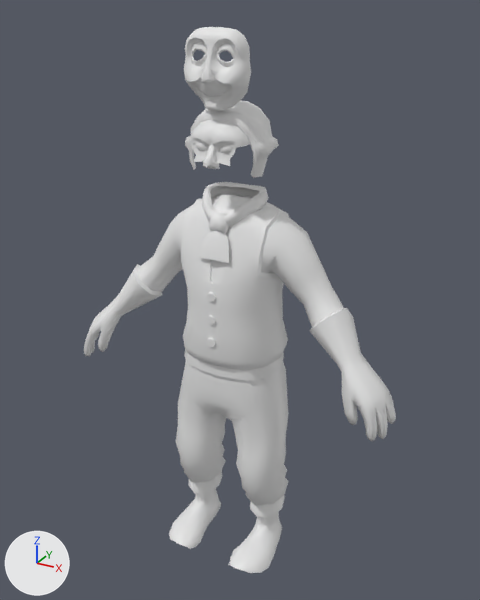
The Blender file Assets/Blends/char-fortunato.blend, before and after one commit.
Rendered twice from a camera (50 mm lens) standing at (1.2, -2.15, 1.25) and looking at (0.02, 0.0, 0.17). Arrows for +X, +Y and +Z are at lower left; the lights stay in place.

Objects in the first picture: 'char-fortunato'.
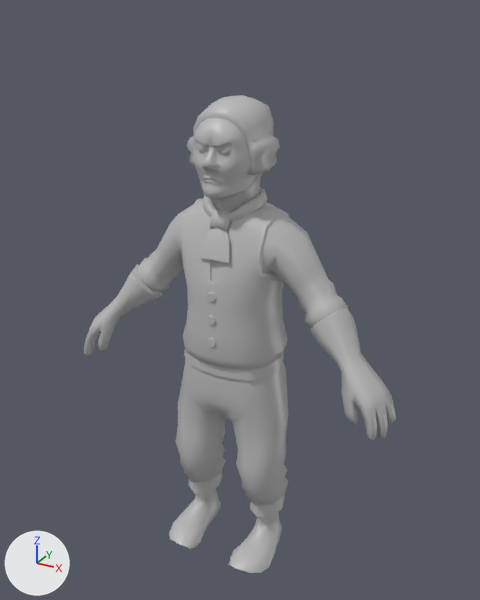
Commit message: finishing fortunato model

The edits, one by one:
Material 'Fortunato' (mat_fortunato) is new.
Its base color is (0.5, 0.5, 0.5) (grey #bcbcbc).
Its roughness is 0.4.
me_char_fortunato is used by ob_char_fortunato; location (0.0, 0.0, 0.0); rotation (1.571, 0.0, 0.0), in degrees (90, 0, 0).
me_char_fortunato had 780 vertices, 722 faces, 2 loose edges and spanned x 0.0..0.71, y -0.99..1.19, z -0.18..0.26.
me_char_fortunato now has 807 vertices, 780 faces and spans x 0.0..0.71, y -0.99..0.96, z -0.18..0.26.
me_char_fortunato part 1: the loose piece of 122 vertices spanning x 0.0..0.13, y 0.93..1.19, z 0.09..0.21 is deleted.
me_char_fortunato part 2: 64 vertices moved from x 0.0..0.19, y 0.29..0.94, z -0.11..0.18 to x 0.0..0.19, y 0.28..0.95, z -0.1..0.18; 72 vertices removed from x 0.0..0.45, y 0.1..0.95, z -0.08..0.18; 221 vertices added at x 0.0..0.5, y 0.08..0.96, z -0.15..0.19.
me_char_fortunato part 3: 480 faces spanning x 0.0..0.71, y -0.99..0.95, z -0.18..0.26 switch from no material to mat_fortunato (grey #bcbcbc).

Where the change shows, as pixel boxes (x1, y1, x2, y2) in the pictures (480 x 600 px):
'char-fortunato', reshaped (12% shorter)
    before: (84, 27, 396, 573)
    after: (84, 95, 396, 573)
part 1 of me_char_fortunato, deleted
    before: (183, 27, 251, 111)
part 2 of me_char_fortunato, built on
    before: (137, 100, 344, 327)
    after: (116, 95, 361, 364)
part 3 of me_char_fortunato, recoloured
    both: (84, 108, 396, 573)
